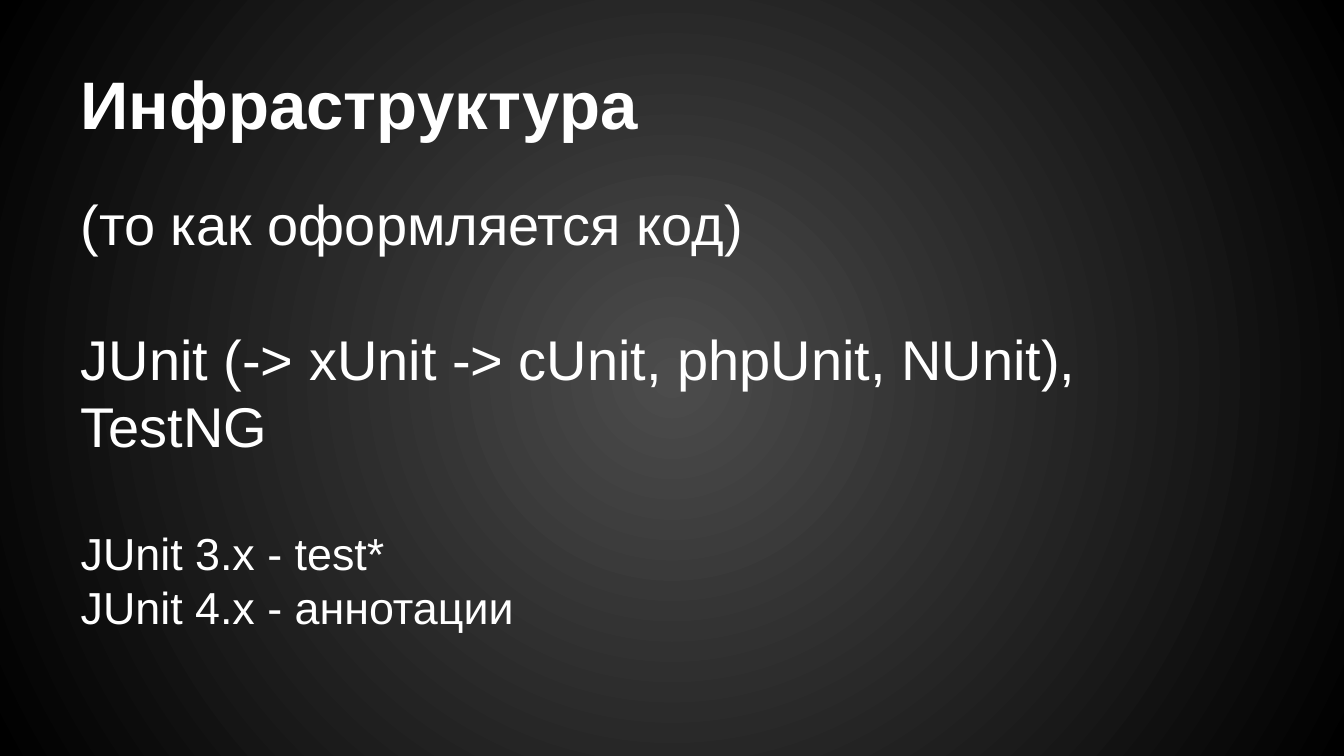
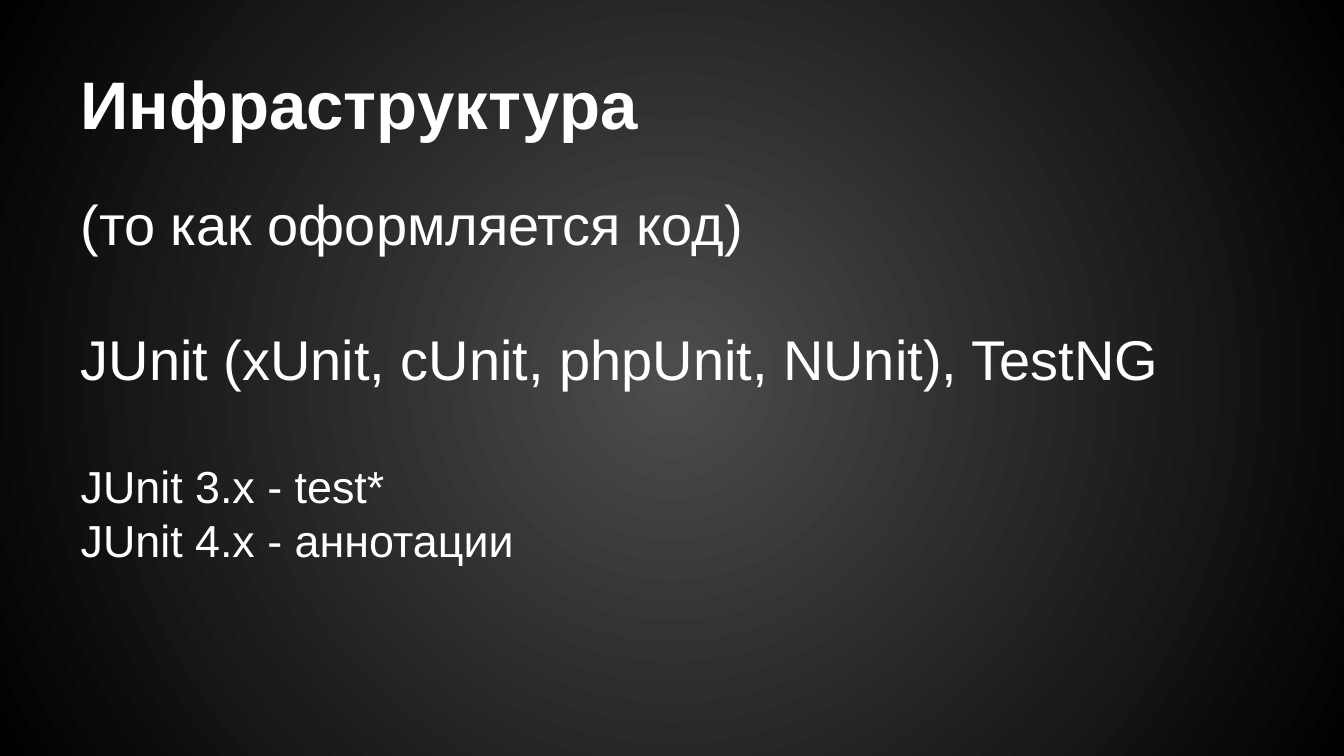
Before and after one commit to drxaos-edu/lecture-unit-testing, a slide deck: slide 14 of Модульное тестирование.pptx. Drawn at 1344x756 pixels with LibreOffice and Linux fonts; fonts in the diff are those of the drawing. Boxes give left, top, right and bottom in pixels: in the first picture for what was removed or moved away, otherwise in the second. Text is boxed around its words. In the diff, an @@ line names an element or a change of style, - is before the commit and + after.

Commit message:
slides

```diff
--- a/Модульное тестирование.pptx
+++ b/Модульное тестирование.pptx
@@ text at [81, 339, 1159, 390]: text changed @@
-JUnit (-> xUnit -> cUnit, phpUnit, NUnit), TestNG
+JUnit (xUnit, cUnit, phpUnit, NUnit), TestNG
```
Also in this commit, not shown: 1 other slide changed, 7 slides added, 1 other file.
